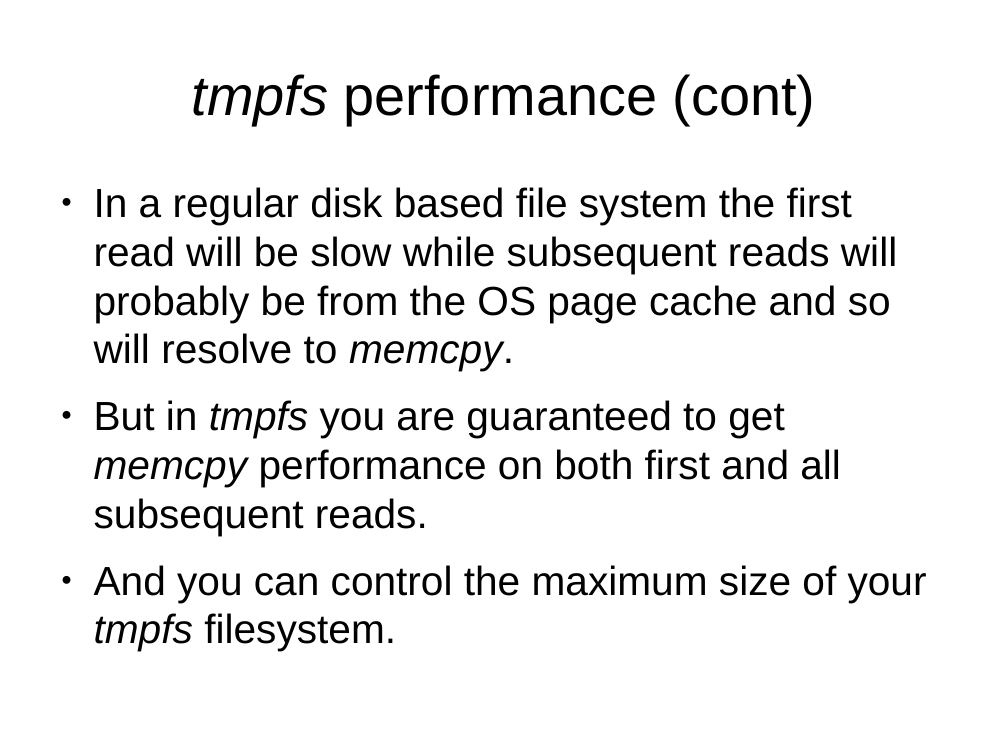
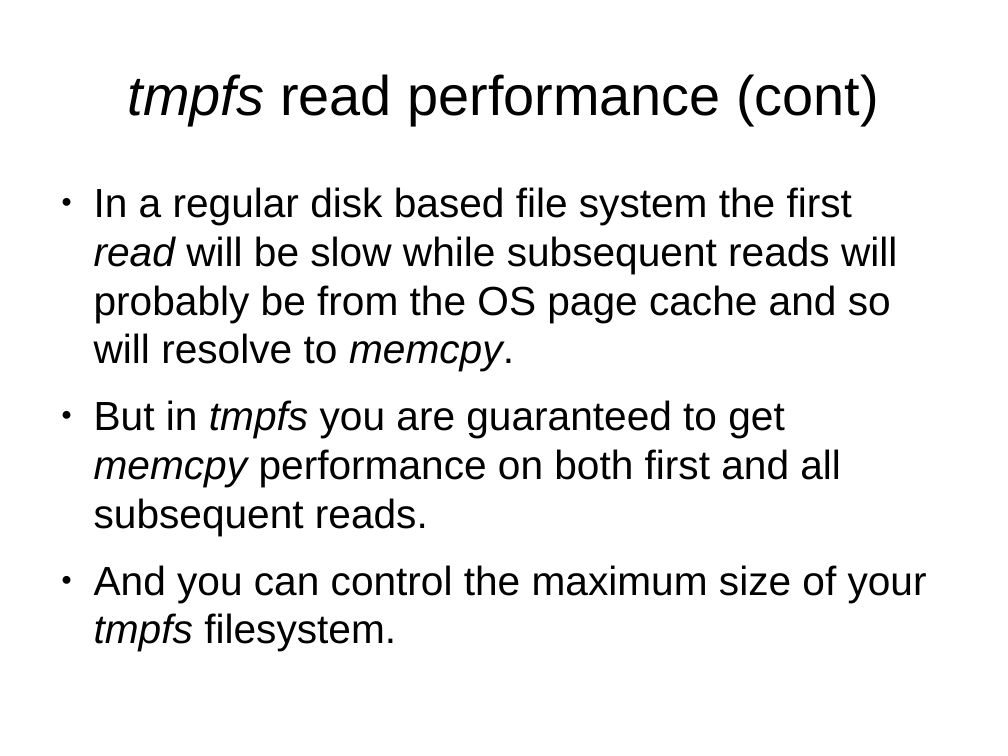
Before and after one commit to veltzer/demos-linux, a slide deck: slide 4 of doc/odp/linux_tmpfs.odp. Drawn at 1008x756 pixels with LibreOffice and Linux fonts; fonts in the diff are those of the drawing. Boxes give left, top, right and bottom in pixels: in the first picture for what was removed or moved away, otherwise in the second. Text is boxed around its words. In the diff, an @@ line names an element or a change of style, - is before the commit and + after.

```diff
--- a/doc/odp/linux_tmpfs.odp
+++ b/doc/odp/linux_tmpfs.odp
@@ title at bbox=[128, 74, 879, 125]: text changed @@
-tmpfs performance (cont)
+tmpfs read performance (cont)
@@ text at bbox=[94, 187, 897, 371]: italic on in "read" @@
```
Also in this commit, not shown: 3 other slides changed, 1 slide added, 7 other files.
